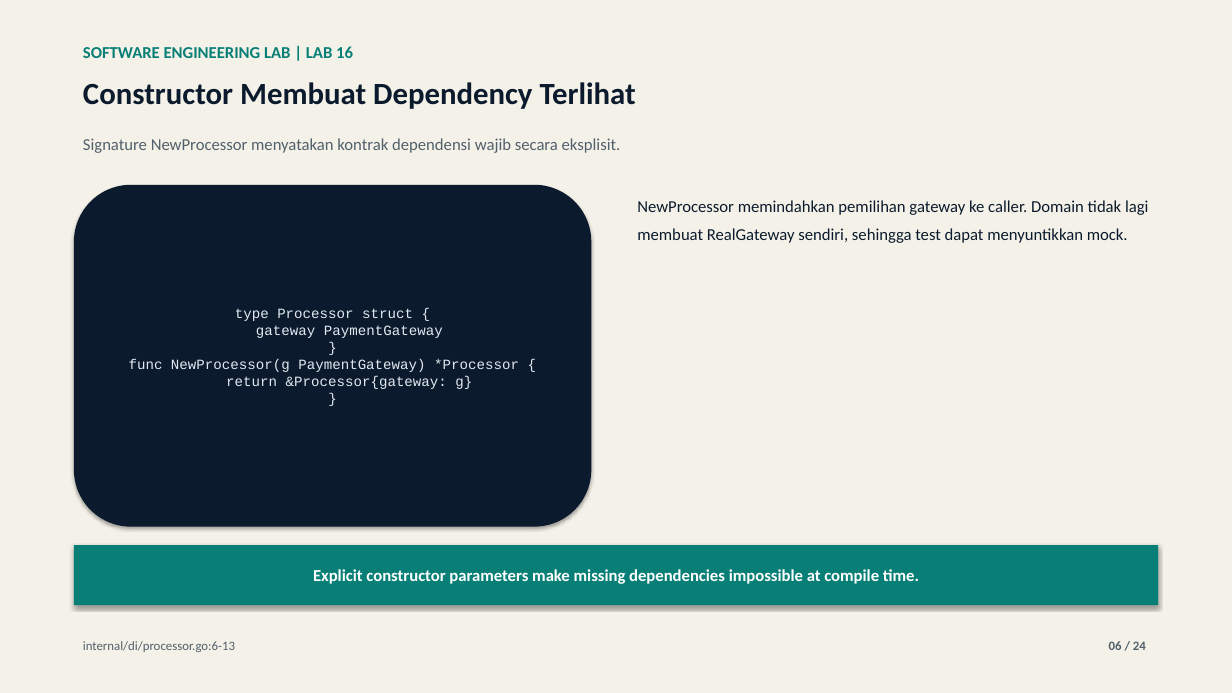
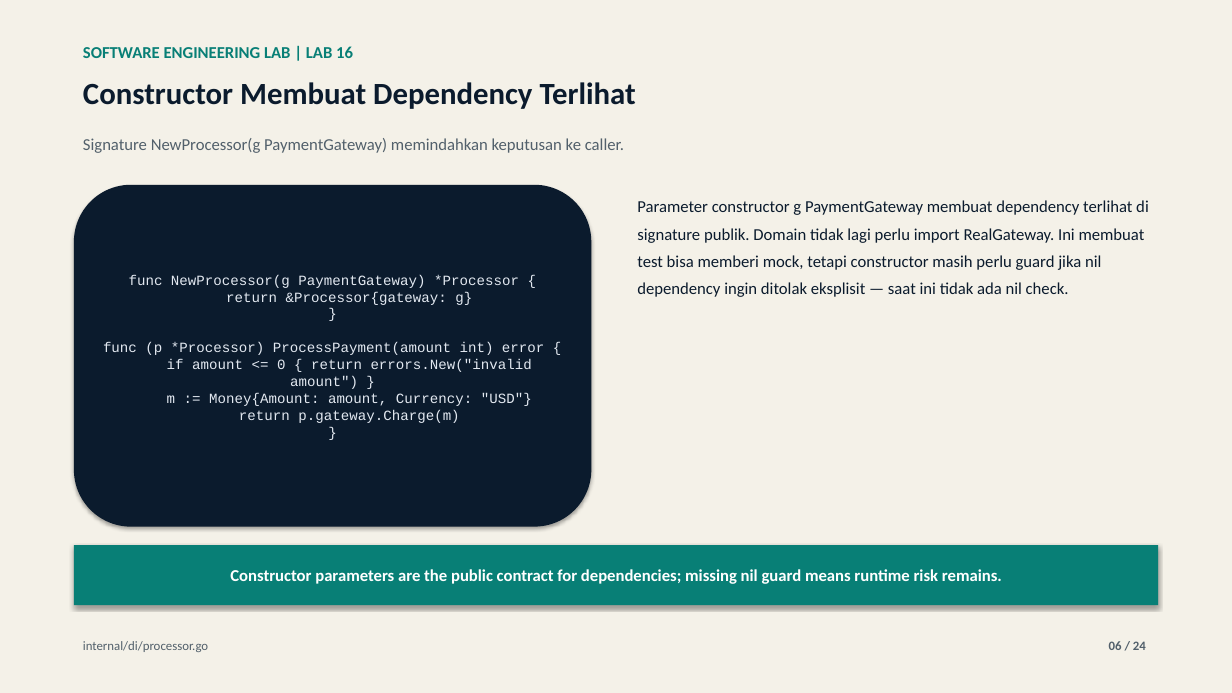
Before and after one commit to lukman-ss/software-engineering-lab, a slide deck: slide 6 of labs/16-dependency-injection/result/linkedin/lab-16-dependency-injection-carousel.pptx. Drawn at 1232x693 pixels with LibreOffice and Linux fonts; fonts in the diff are those of the drawing. Boxes give left, top, right and bottom in pixels: in the first picture for what was removed or moved away, otherwise in the second. Text is boxed around its words. In the diff, an @@ line names an element or a change of style, - is before the commit and + after.

Commit message:
feat(16-dependency-injection): publish carousel presentation, articles, and media deliverables
Complete publication package for Lab 16 (Dependency Injection):
Topic: Constructor Injection vs Service Locator: A Concrete Trade-off for Testability

- Carousel Deck: 24-slide visual storytelling deck in PDF and editable PPTX format
- Cover Artworks: Dual-language CRT covers (ID & EN 1920x1080 PNG)
- Technical Articles: Dev.to markdown draft and Medium HTML publication
- Reproducible Source: Defined via content_def.py with strict quality gates
- Claim Boundaries: Grounded in lab test assertions without exaggerated production claims

```diff
--- a/labs/16-dependency-injection/result/linkedin/lab-16-dependency-injection-carousel.pptx
+++ b/labs/16-dependency-injection/result/linkedin/lab-16-dependency-injection-carousel.pptx
@@ text at (83,138,624,153): text changed @@
-Signature NewProcessor menyatakan kontrak dependensi wajib secara eksplisit.
+Signature NewProcessor(g PaymentGateway) memindahkan keputusan ke caller.
@@ text at (637,200,1149,297): text changed @@
-NewProcessor memindahkan pemilihan gateway ke caller. Domain tidak lagi membuat RealGateway sendiri, sehingga test dapat menyuntikkan mock.
+Parameter constructor g PaymentGateway membuat dependency terlihat di signature publik. Domain tidak lagi perlu import RealGateway. Ini membuat test bisa memberi mock, tetapi constructor masih perlu guard jika nil dependency ingin ditolak eksplisit — saat ini tidak ada nil check.
@@ text in rounded rectangle at (103,274,544,423): text changed @@
-type Processor struct {
-gateway PaymentGateway
-}
-func NewProcessor(g PaymentGateway) *Processor {
-return &Processor{gateway: g}
-}
+func NewProcessor(g PaymentGateway) *Processor {
+return &Processor{gateway: g}
+}
+func (p *Processor) ProcessPayment(amount int) error {
+if amount <= 0 { return errors.New("invalid amount") }
+m := Money{Amount: amount, Currency: "USD"}
+return p.gateway.Charge(m)
+}
@@ text in rectangle at (230,569,1002,584): text changed @@
-Explicit constructor parameters make missing dependencies impossible at compile time.
+Constructor parameters are the public contract for dependencies; missing nil guard means runtime risk remains.
@@ text at (83,641,208,652): text changed @@
-internal/di/processor.go:6-13
+internal/di/processor.go
```
Also in this commit, not shown: 20 other slides changed, 3 slides added, 3 slides removed, 9 other files.
